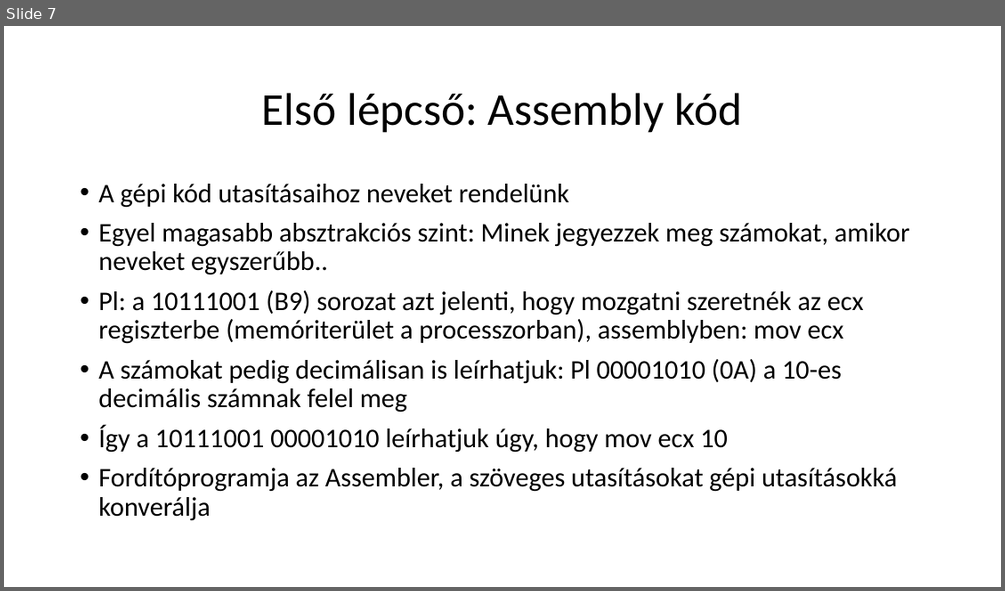
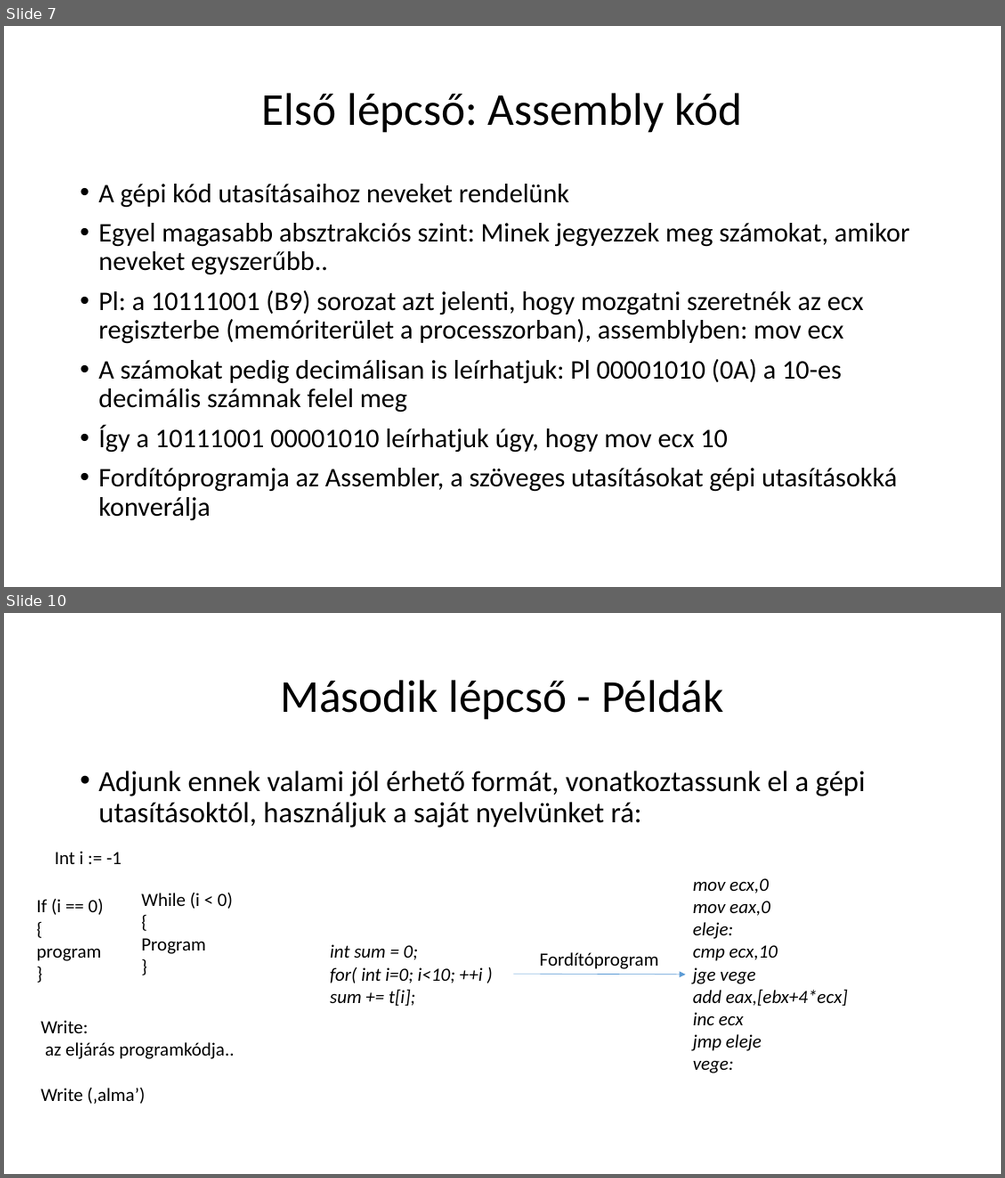
Before and after one commit to nagyandras95/Egyetem, a slide deck: efop/03/Absztakciós szintek a programozásban.pptx. Shown one above the other, each under a label of ours: slide 7 before the commit, slides 7 and 10 after it; the slides between them are not shown. The pictures are 1005x591 and 1005x1178 pixels, drawn with LibreOffice and Linux fonts; fonts in the diff are those of the drawing. Boxes give left, top, right and bottom in pixels: in the first picture for what was removed or moved away, otherwise in the second. Text is boxed around its words. In the diff, an @@ line names an element or a change of style, - is before the commit and + after.

```diff
--- a/efop/03/Absztakciós szintek a programozásban.pptx
+++ b/efop/03/Absztakciós szintek a programozásban.pptx
@@ slide 10 added at box(4, 613, 1001, 1174), background #FFFFFF @@
@@ title added at box(280, 680, 724, 720), 44 pt, text #000000 @@
+Második lépcső - Példák
@@ text added at box(98, 771, 866, 827), 28 pt, text #000000 @@
+• Adjunk ennek valami jól érhető formát, vonatkoztassunk el a gépi utasításoktól, használjuk a saját nyelvünket rá:
@@ text added at box(55, 851, 121, 864), 18 pt, text #000000 @@
+Int i := -1
@@ text added at box(693, 878, 848, 1073), 18 pt, text #000000, italic @@
+mov ecx,0
+mov eax,0
+eleje:
+cmp ecx,10
+jge vege
+add eax,[ebx+4*ecx]
+inc ecx
+jmp eleje
+vege:
@@ text added at box(37, 899, 104, 961), 18 pt, text #000000 @@
+If (i == 0)
+{
+program
+}
@@ text added at box(141, 892, 233, 954), 18 pt, text #000000 @@
+While (i < 0)
+{
+Program
+}
@@ text added at box(330, 944, 483, 1005), 18 pt, text #000000, italic @@
+int sum = 0;
+for( int i=0; i<10; ++i )
+sum += t[i];
@@ text added at box(540, 952, 659, 969), 18 pt, text #000000 @@
+Fordítóprogram
@@ arrow added from (513, 973) to (685, 974), #5B9BD5 0.5 pt @@
@@ text added at box(40, 1020, 234, 1103), 18 pt, text #000000 @@
+Write:
+az eljárás programkódja..
+Write (‚alma’)
```
Also in this commit, not shown: 4 slides changed, 3 other slides added, 1 slide removed, 4 other files.
